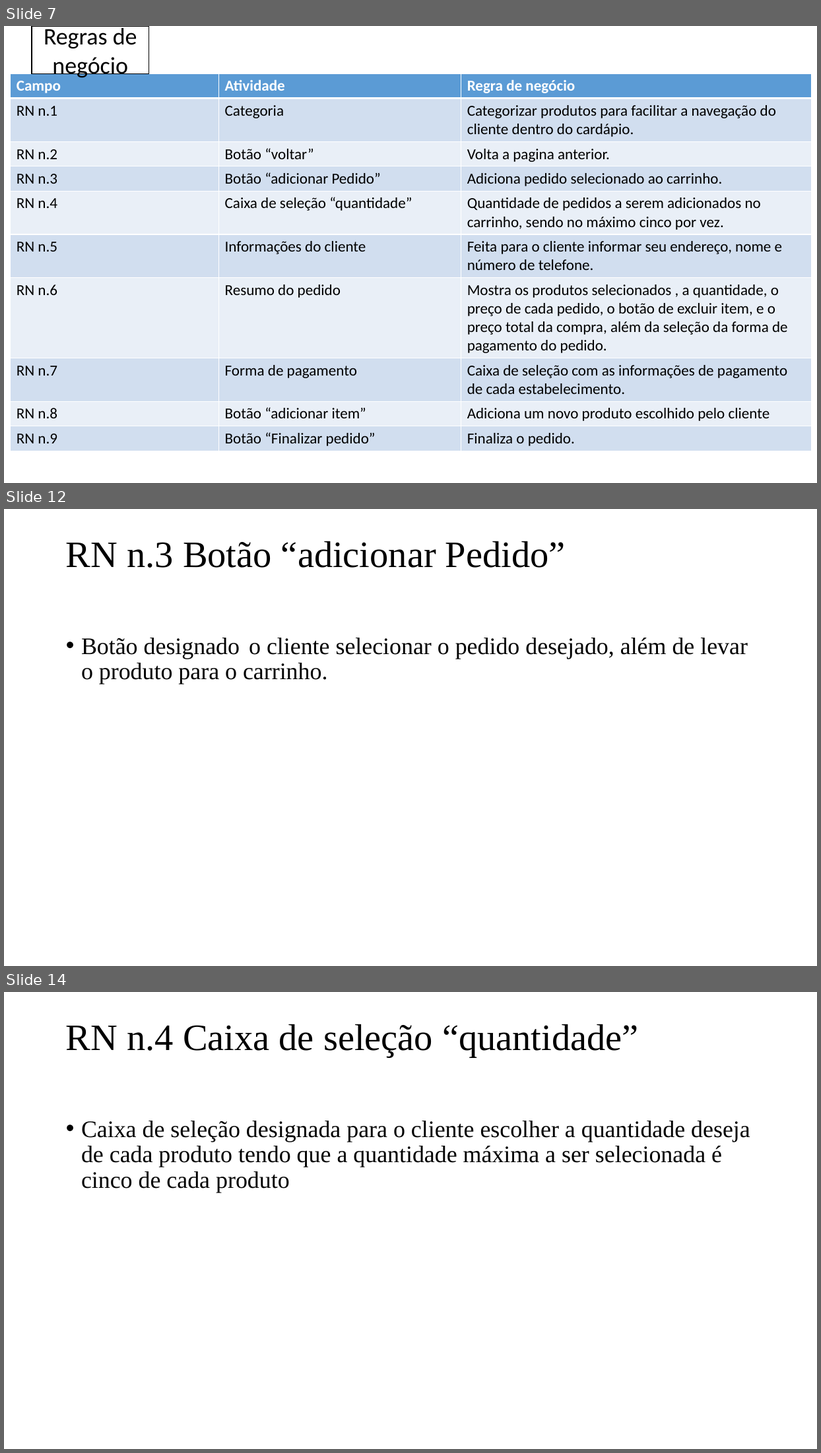
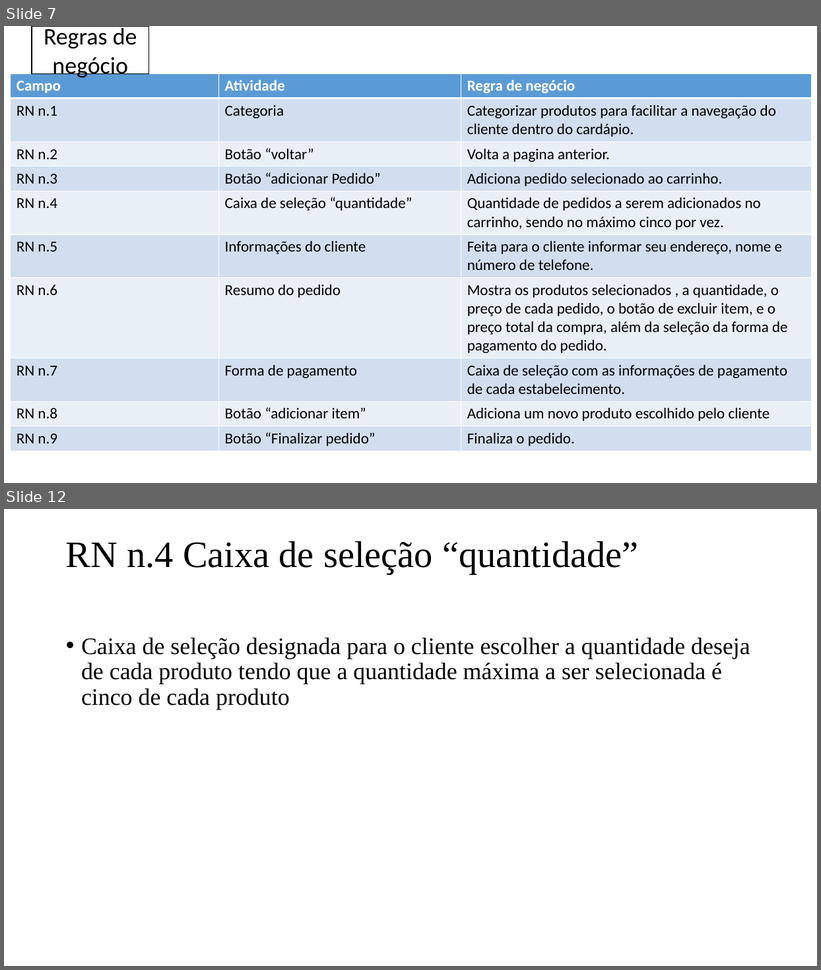
Before and after one commit to PedroAssencao/Cardapio, a slide deck: CárdapioV3_Tunado-20230509T171111Z-001/DER Modelo Conceitual [Salvo automaticamente] (1).pptx. Shown one above the other, each under a label of ours: slides 7, 12 and 14 before the commit, slides 7 and 12 after it; the slides between them are not shown. The pictures are 821x1453 and 821x970 pixels, drawn with LibreOffice and Linux fonts; fonts in the diff are those of the drawing. Boxes give left, top, right and bottom in pixels: in the first picture for what was removed or moved away, otherwise in the second. Text is boxed around its words. In the diff, an @@ line names an element or a change of style, - is before the commit and + after.

```diff
--- a/CárdapioV3_Tunado-20230509T171111Z-001/DER Modelo Conceitual [Salvo automaticamente] (1).pptx
+++ b/CárdapioV3_Tunado-20230509T171111Z-001/DER Modelo Conceitual [Salvo automaticamente] (1).pptx
@@ slide 12 removed at (4, 509, 817, 966), background #FFFFFF @@
@@ title removed at (66, 541, 566, 568) @@
-RN n.3 Botão “adicionar Pedido”
@@ text removed at (81, 638, 748, 685) @@
-• Botão designado o cliente selecionar o pedido desejado, além de levar o produto para o carrinho.
@@ what was slide 14 is now slide 12 @@
```
Also in this commit, not shown: 3 slides changed, 2 slides added, 3 other slides removed, 28 other files.
